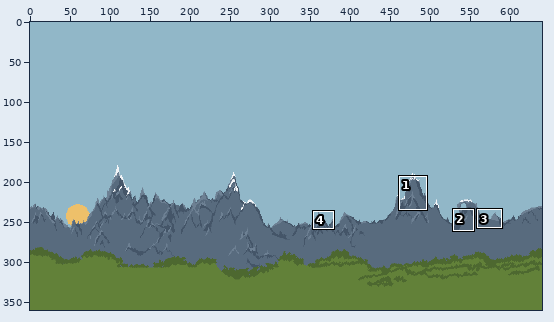
Pixel-art file, stored at Assets/Background/Backgrounds.ase. Above: a wide view before the commit, with the close-up outlined.
Close-up. Old version:
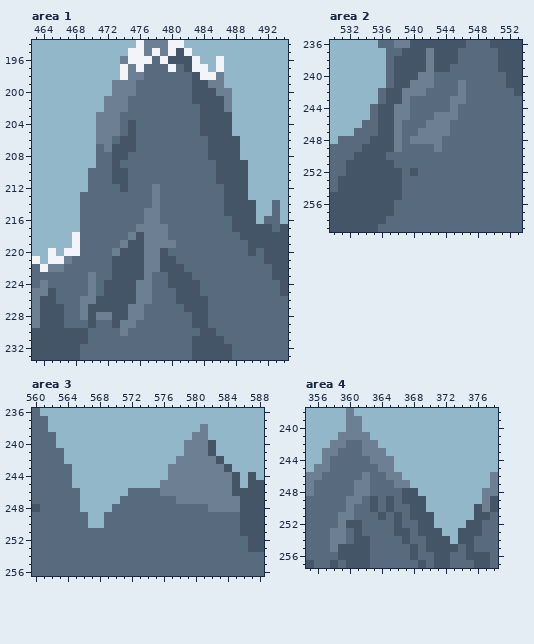
640x360 pixels, 1 frame. Shown: area 1: x 463..494, y 194..233; area 2: x 530..553, y 236..259; area 3: x 560..588, y 236..256; area 4: x 355..378, y 238..257. The commit also changed other parts of the picture, which this record leaves out.
After the commit:
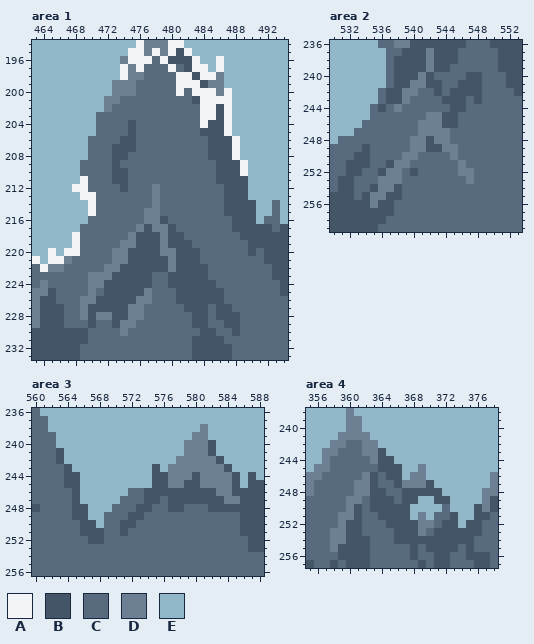
Palette (. is transparent): A #f2f4f7  B #445568  C #586b7e  D #6d8093  E #91b7c8
The exact change:
Changed rows in their new state; - is an unchanged pixel.
Area 1, layer "PlainsBgFar":
first column x 468:
198 -------------AA-------
199 -------------AAA------
200 -------------A-AAA-A--
201 ------C---------AAAA--
202 -----CC---------AA-A--
203 ---CCC----------AA-A--
204 ---CCC----------A--A--
205 ---CCC-------------A--
206 --CCC---------------A-
207 --C-C---------------A-
208 --C-----------------A-
209 -CC------------------A
210 -C-------------------A
211 -A--------------------
212 AA--------------------
213 -AA-------------------
214 -EA-------------------
215 -EA-------------------
216 -E---------B----------
217 ---------B--B---------
218 ---------BB-BB--------
219 -------D-BB-BBB-------
220 ------D--BBDDBBB------
221 -----DD--BB-DBBB------
222 ----DD---BB-D-BBB-----
223 ---DD----B-----BB-----
224 ---D----BB------BB----
225 --------B-------BBB---
226 -----------------BB---
227 ------------------BB--
228 ------------------BBB-
229 -------------------BB-
230 --------------------B-
Area 2, layer "PlainsBgFar":
first column x 533:
240 ---------B----BB
241 ---------BB--BBB
242 --------C-B-BBBB
243 -----------BBB-B
244 ----C-C-----BB--
245 ---CCCC--D-BB---
246 ---CCC--D--BB---
247 ---CCC----------
248 --CCCC---B-D----
249 --CCCC-DDBBDD---
250 --CC--DD----D---
251 --CC-DD------D--
252 -CC-DD-------DD-
253 CCCDDD--------D-
254 CC-DD-----------
255 C-DD------------
256 --D-------------
Area 3, layer "PlainsBgFar":
first column x 563:
241 B----------------------
242 B----------------------
243 -B----------B----------
244 -BB---------BB---B-----
245 -BB---------BB--BB-----
246 --B--------BBBBBBBBB---
247 --B--------BB-BBBBBBB--
248 --BB------BB--BB---BBBB
249 --BB-----BB------------
250 ---BB---BB-------------
251 ---BBB--B--------------
252 ----BB-----------------
Area 4, layer "PlainsBgFar":
first column x 360:
243 ----B---------
244 ----BB--------
245 ----BBB--D----
246 ---B-BB-DD----
247 ---B--B-DDB---
248 ---BB----BBB--
249 ----B----E-BB-
250 -B--B-BBEE--C-
251 -B---B-BEDECCB
252 -----B-BBDDCBB
253 B-------BDC-BB
254 B-----B-BB---B
